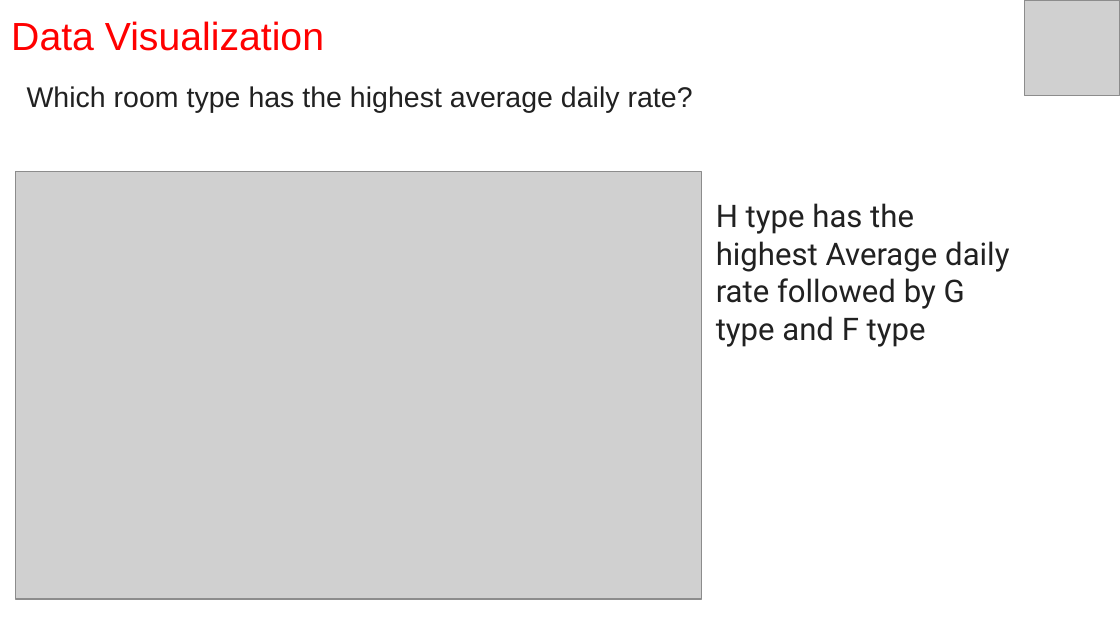
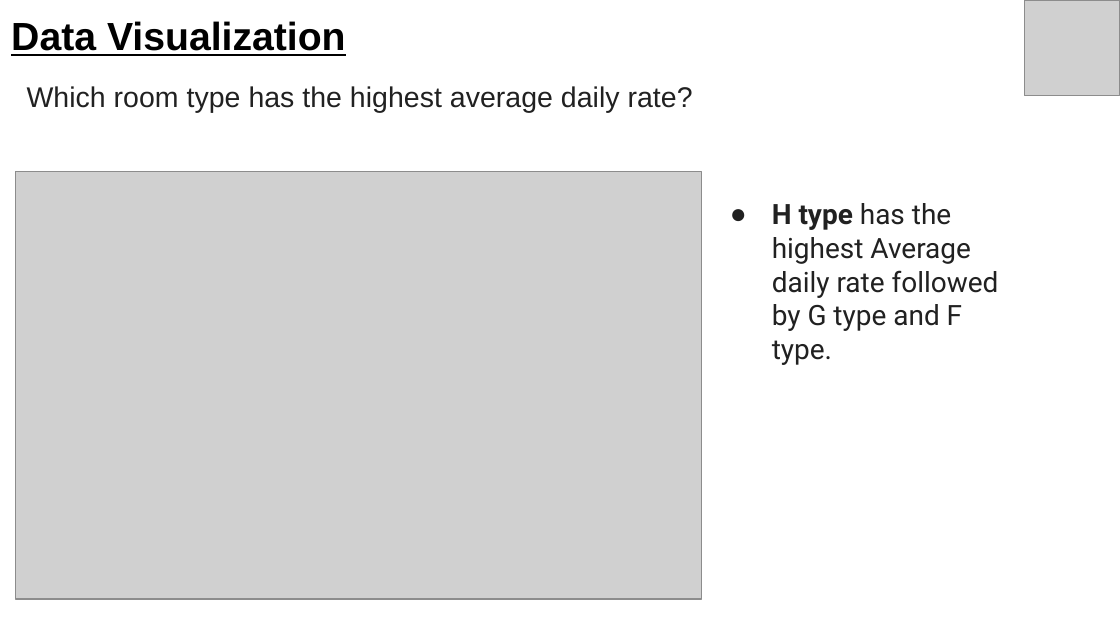
Before and after one commit to mayank021296/Hotel-Booking-Capstone-EDA-PRoject, a slide deck: slide 24 of Hotel Booking.pptx. Drawn at 1120x630 pixels with LibreOffice and Linux fonts; fonts in the diff are those of the drawing; grey boxes stand for pictures. Boxes give left, top, right and bottom in pixels: in the first picture for what was removed or moved away, otherwise in the second. Text is boxed around its words. In the diff, an @@ line names an element or a change of style, - is before the commit and + after.

```diff
--- a/Hotel Booking.pptx
+++ b/Hotel Booking.pptx
@@ title "Data Visualization" at <box>11,21,346,56</box>: text colour #FF0000 to #000000, bold on, underline on @@
@@ text at <box>772,203,999,365</box>: text changed; size 20 to 18 pt @@
-H type has the highest Average daily rate followed by G type and F type
+● H type has the highest Average daily rate followed by G type and F type.
```
Also in this commit, not shown: 26 other slides changed, 4 slides added, 3 slides removed.
